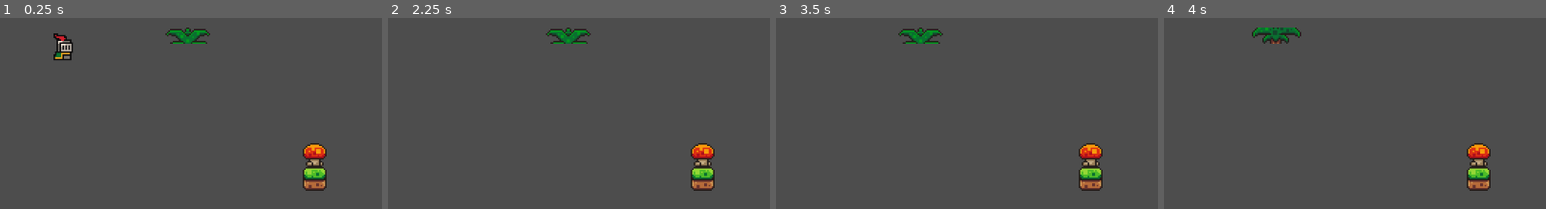
Above: before the commit, frames 1-4 (left to right).
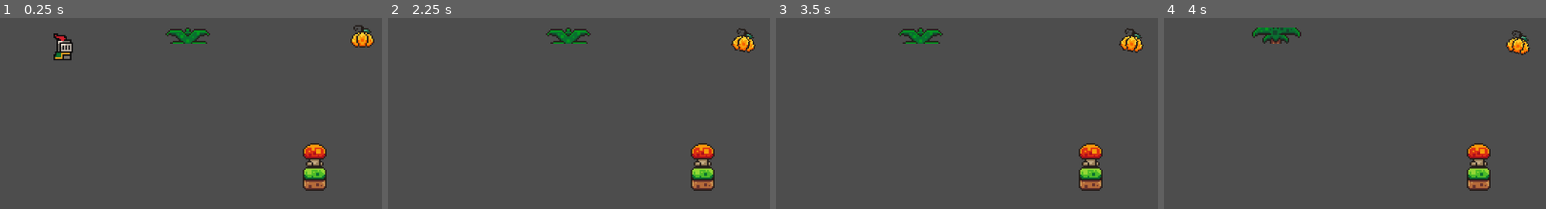
Above: after the commit, the same moments.

Repository: IsaacS2/Fiery-Cold-Battle
Game: Godot game, scene res://Gameplay/BASE/main_gameplay.tscn
Two runs of this game, one before a commit and one after it. Both use one fixed random seed, a clock stepped at 60 frames per second and the inputs below.
Inputs:
- Up to frame 1 (0.25 s): no input
- Up to frame 2 (2.25 s): tap Enter (Grab) at 0.5, 0.6, 2.1 s; hold Right (ui_right) 0.53-2.03 s; tap Space (ui_select) at 0.77, 1.52 s; tap Z (zone_trigger) at 1.35 s; hold Left (ui_left) from 2.03 s (still down)
- Up to frame 3 (3.5 s): release Left (ui_left) at 2.78 s; hold Right (ui_right) from 2.78 s (still down); tap Z (zone_trigger) at 2.85 s; tap Space (ui_select) at 3.02 s
- Up to frame 4 (4 s): keep holding Right (ui_right); tap Enter (Grab) at 3.6 s; tap Space (ui_select) at 3.77 s
The pictures show only the part of the screen within x 42-92%, y 5-55%; the shares and areas given below are measured in that part.

The runs differ from the first frame. In frame 1, 0.5% of the frame differs, in the area x 91-98%, y 4-16%; in frame 2, 0.5%; in frame 3, 0.5%; in frame 4, 0.5%, in the area x 89-96%, y 6-20%.

Commit message:
Added spike ball enemy.

Diff:
--- /dev/null
+++ b/Code/Characters/spike_body_2d.gd
@@ -0,0 +1,48 @@
+extends EnemyBody2D
+class_name SpikeBody2D
+
+const SPEED: float = 25
+const ROTATION_RATE: float = 50
+
+var anim: AnimatedSprite2D
+var player: PlayerCharacter2D
+var is_chasing: bool = false
+
+func _enemy_specific_ready_override() -> void:
+	player = get_tree().get_first_node_in_group(Groups.player_character)
+	anim = $AnimatedSprite2D
+	hit_points = 10000
+	print(player)
+
+func _physics_process(delta: float) -> void:
+	if _should_chase() and not is_chasing:
+		_start_chasing()
+
+	if not _should_chase() and is_chasing:
+		_stop_chasing()
+
+	if is_chasing:
+		anim.rotation_degrees += ROTATION_RATE * delta
+		velocity = _update_chase(delta)
+
+		move_and_slide()
+
+func _should_chase() -> bool:
+	if not player:
+		return false
+	if not player.grabber:
+		return false
+	if not player.grabber.currently_grabbing:
+		return false
+	return true
+
+func _start_chasing() -> void:
+	is_chasing = true
+
+func _stop_chasing() -> void:
+	is_chasing = false
+
+func _update_chase(delta: float) -> Vector2:
+	var path_vector: Vector2 = (player.global_position - global_position).normalized()
+	velocity = path_vector * SPEED
+	return velocity
--- /dev/null
+++ b/Gameplay/BASE/ENEMIES/spike_body_2d.tscn
@@ -0,0 +1,55 @@
+[gd_scene load_steps=9 format=3 uid="uid://yruc0g7tjufm"]
+
+[ext_resource type="Script" path="res://Code/Characters/spike_body_2d.gd" id="1_wxwyf"]
+[ext_resource type="Texture2D" uid="uid://dnlgqndanc3fq" path="res://Assets, Visual/Tiles/world_tileset.png" id="2_mr7jf"]
+[ext_resource type="Script" path="res://Code/Characters/enemy_kill_box.gd" id="3_ovkhf"]
+[ext_resource type="Script" path="res://Code/Projectiles/fire_point_2d.gd" id="4_ys2in"]
+
+[sub_resource type="AtlasTexture" id="AtlasTexture_vu62p"]
+atlas = ExtResource("2_mr7jf")
+region = Rect2(64, 128, 16, 16)
+
+[sub_resource type="SpriteFrames" id="SpriteFrames_4brxe"]
+animations = [{
+"frames": [{
+"duration": 1.0,
+"texture": SubResource("AtlasTexture_vu62p")
+}],
+"loop": true,
+"name": &"default",
+"speed": 5.0
+}]
+
+[sub_resource type="RectangleShape2D" id="RectangleShape2D_s4rk6"]
+size = Vector2(10, 11)
+
+[sub_resource type="CircleShape2D" id="CircleShape2D_lxm4x"]
+radius = 7.0
+
+[node name="SpikeBody2D" type="CharacterBody2D"]
+z_index = 12
+position = Vector2(73, 163)
+collision_layer = 2
+collision_mask = 3
+script = ExtResource("1_wxwyf")
+
+[node name="AnimatedSprite2D" type="AnimatedSprite2D" parent="."]
+sprite_frames = SubResource("SpriteFrames_4brxe")
+autoplay = "default"
+
+[node name="CollisionShape2D" type="CollisionShape2D" parent="."]
+position = Vector2(0, 2)
+shape = SubResource("RectangleShape2D_s4rk6")
+
+[node name="Enemy Kill Box" type="Area2D" parent="."]
+position = Vector2(0, 2)
+script = ExtResource("3_ovkhf")
+
+[node name="CollisionShape2D" type="CollisionShape2D" parent="Enemy Kill Box"]
+shape = SubResource("CircleShape2D_lxm4x")
+
+[node name="FirePoint2D" type="Node2D" parent="."]
+position = Vector2(13.835, 3.03)
+script = ExtResource("4_ys2in")
+
+[connection signal="body_entered" from="Enemy Kill Box" to="Enemy Kill Box" method="_on_body_entered"]
--- a/Gameplay/BASE/main_gameplay.tscn
+++ b/Gameplay/BASE/main_gameplay.tscn
@@ -14,6 +14,7 @@
 [ext_resource type="Script" path="res://Code/Projectiles/projectile_ring.gd" id="8_ow6ti"]
 [ext_resource type="Script" path="res://Code/Projectiles/projectile_pool.gd" id="9_2qdxl"]
 [ext_resource type="Script" path="res://Code/Projectiles/projectile_ring_point.gd" id="9_bkcq7"]
+[ext_resource type="PackedScene" uid="uid://yruc0g7tjufm" path="res://Gameplay/BASE/ENEMIES/spike_body_2d.tscn" id="12_gd8de"]
 [ext_resource type="PackedScene" uid="uid://btl5ari0641f5" path="res://Gameplay/BASE/ENEMIES/enemy_patrol_path_2d.tscn" id="13_rd6lr"]
 [ext_resource type="PackedScene" uid="uid://db6fkft5xo5dn" path="res://Gameplay/BASE/ENEMIES/helicopter_body_2d.tscn" id="14_528y5"]
 [ext_resource type="PackedScene" uid="uid://cwf7p02m0pwcn" path="res://Gameplay/BASE/ENEMIES/penguin_body_2d.tscn" id="14_ltfv3"]
@@ -440,6 +441,10 @@
 [node name="JerboaBody2D" parent="." instance=ExtResource("19_5342x")]
 position = Vector2(392, 224)
 
+[node name="SpikeBody2D" parent="." instance=ExtResource("12_gd8de")]
+position = Vector2(456, 24)
+collision_mask = 2
+
 [node name="IceArea2D" parent="." instance=ExtResource("18_fjuj4")]
 position = Vector2(232, 216)
 
@@ -448,6 +453,7 @@
 
 [connection signal="on_root_ready" from="." to="Main Menu" method="_on_main_gameplay_on_root_ready"]
 [connection signal="on_root_ready" from="." to="UI Gameplay Footer/ZoneTriggerProgressBarUI" method="_on_main_gameplay_on_root_ready"]
+[connection signal="on_root_ready" from="." to="SpikeBody2D" method="_enemy_specific_ready_override"]
 [connection signal="focus_entered" from="Main Menu/MarginContainer/VBoxContainer/Play Button" to="Main Menu" method="_on_play_button_focus_entered"]
 [connection signal="pressed" from="Main Menu/MarginContainer/VBoxContainer/Play Button" to="Main Menu" method="_on_play_button_pressed"]
 [connection signal="focus_entered" from="Main Menu/MarginContainer/VBoxContainer/Options Button" to="Main Menu" method="_on_options_button_focus_entered"]
Not shown: 1 places in Gameplay/BASE/main_gameplay.tscn that only renumber resources
